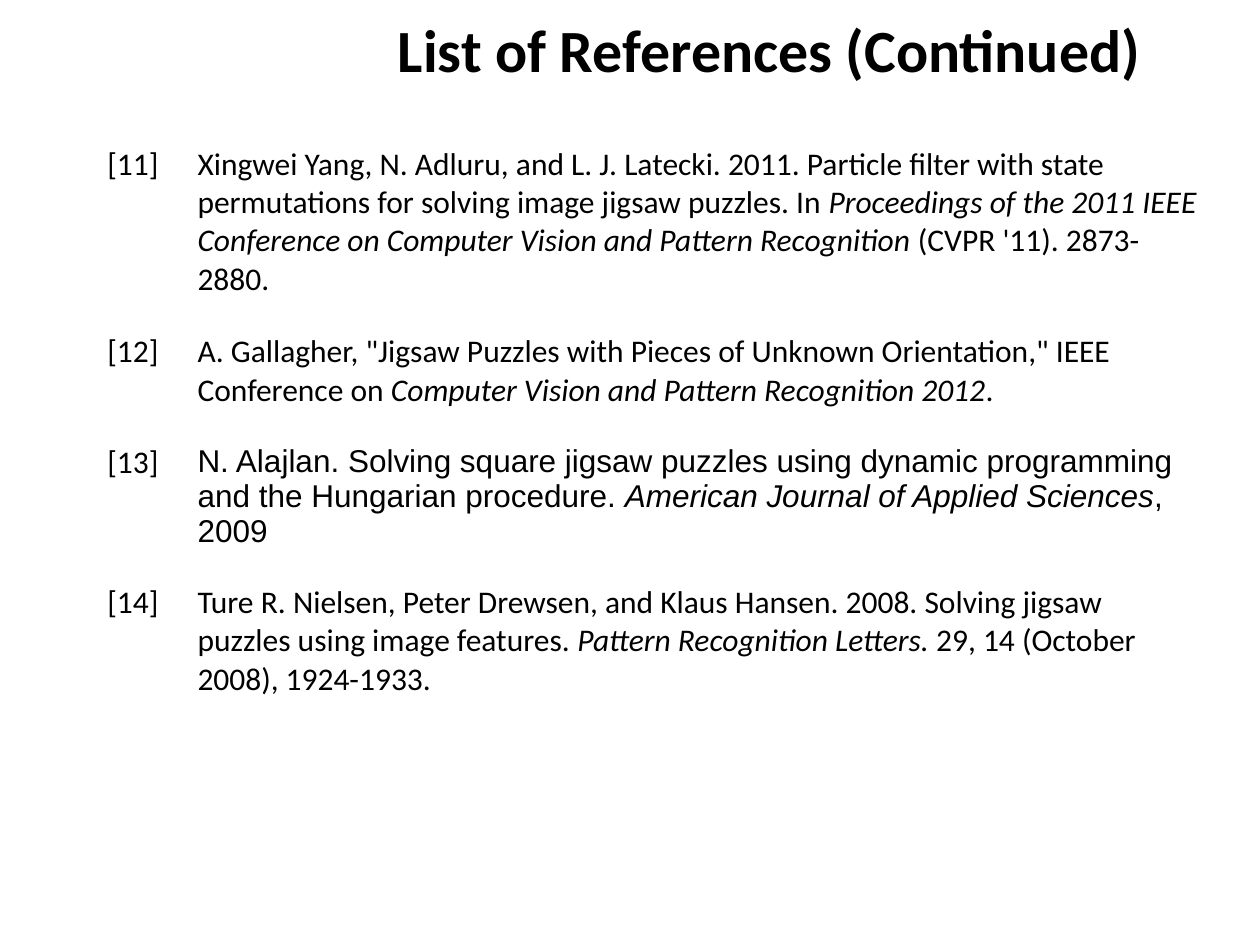
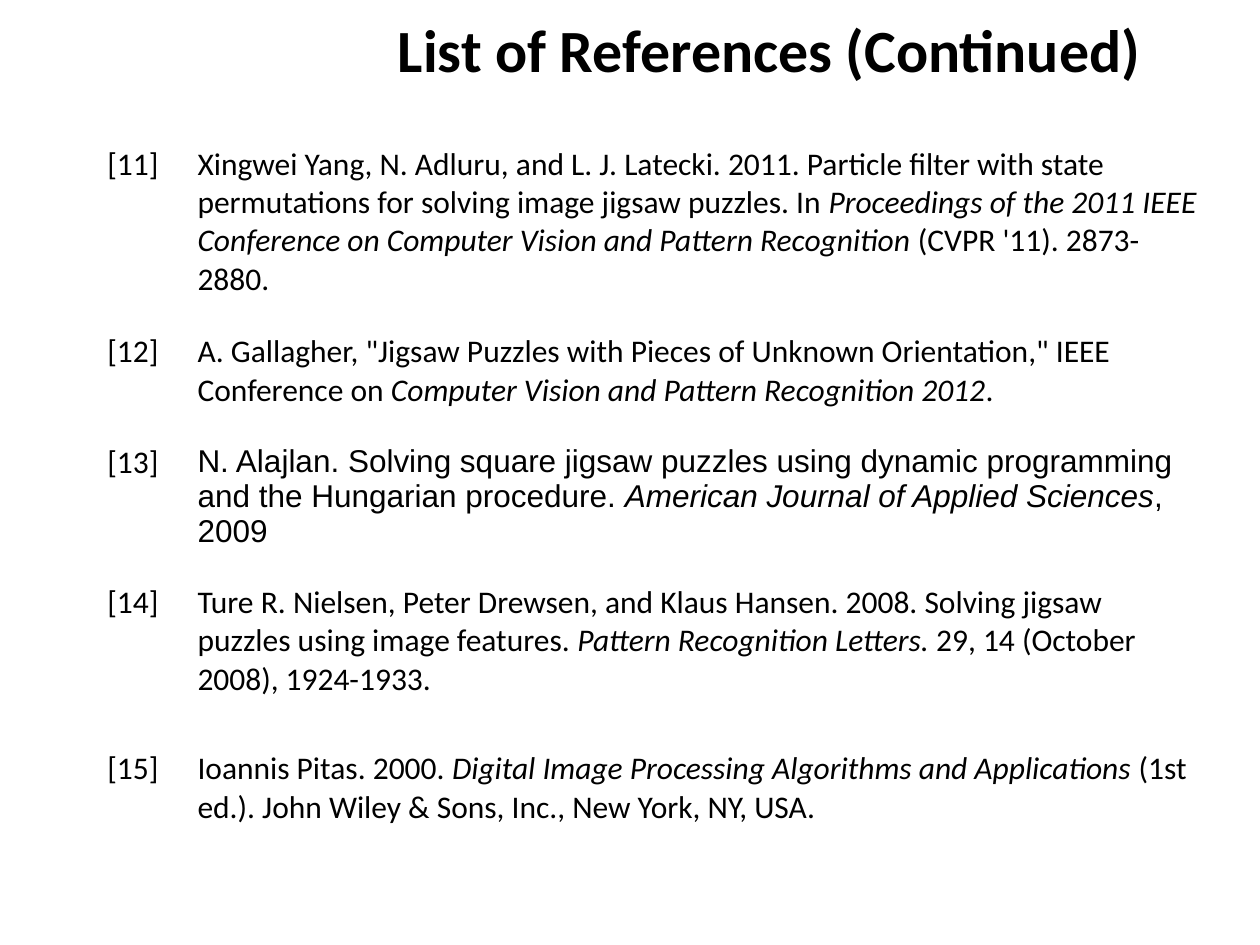
Before and after one commit to ZaydH/sjsu_thesis, a slide deck: slide 33 of Papers/Zayd_Hammoudeh_-_Square_Jigsaw_Puzzle_Problem_Literature_Review.pptx (slide 27 before the commit). Drawn at 1260x945 pixels with LibreOffice and Linux fonts; fonts in the diff are those of the drawing; background and template pictures are left out. Boxes give left, top, right and bottom in pixels: in the first picture for what was removed or moved away, otherwise in the second. Text is boxed around its words. In the diff, an @@ line names an element or a change of style, - is before the commit and + after.

```diff
--- a/Papers/Zayd_Hammoudeh_-_Square_Jigsaw_Puzzle_Problem_Literature_Review.pptx
+++ b/Papers/Zayd_Hammoudeh_-_Square_Jigsaw_Puzzle_Problem_Literature_Review.pptx
@@ table at box(81, 139, 1212, 827) @@
-row 5, column 1: 
+row 5, column 1: [15]
-row 5, column 2: 
+row 5, column 2: Ioannis Pitas. 2000. Digital Image Processing Algorithms and Applications (1st ed.). John Wiley & Sons, Inc., New York, NY, USA.
```
Also in this commit, not shown: 5 other slides changed, 6 slides added, 2 other files.
